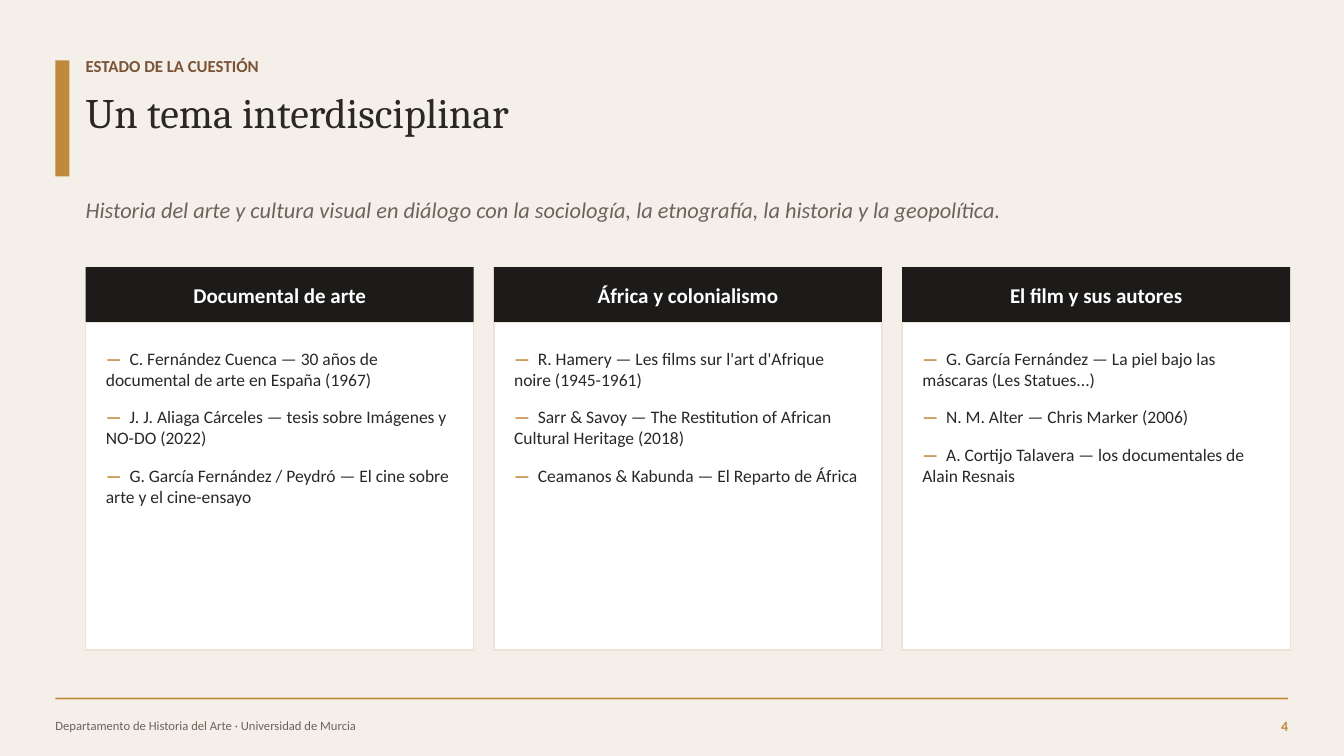
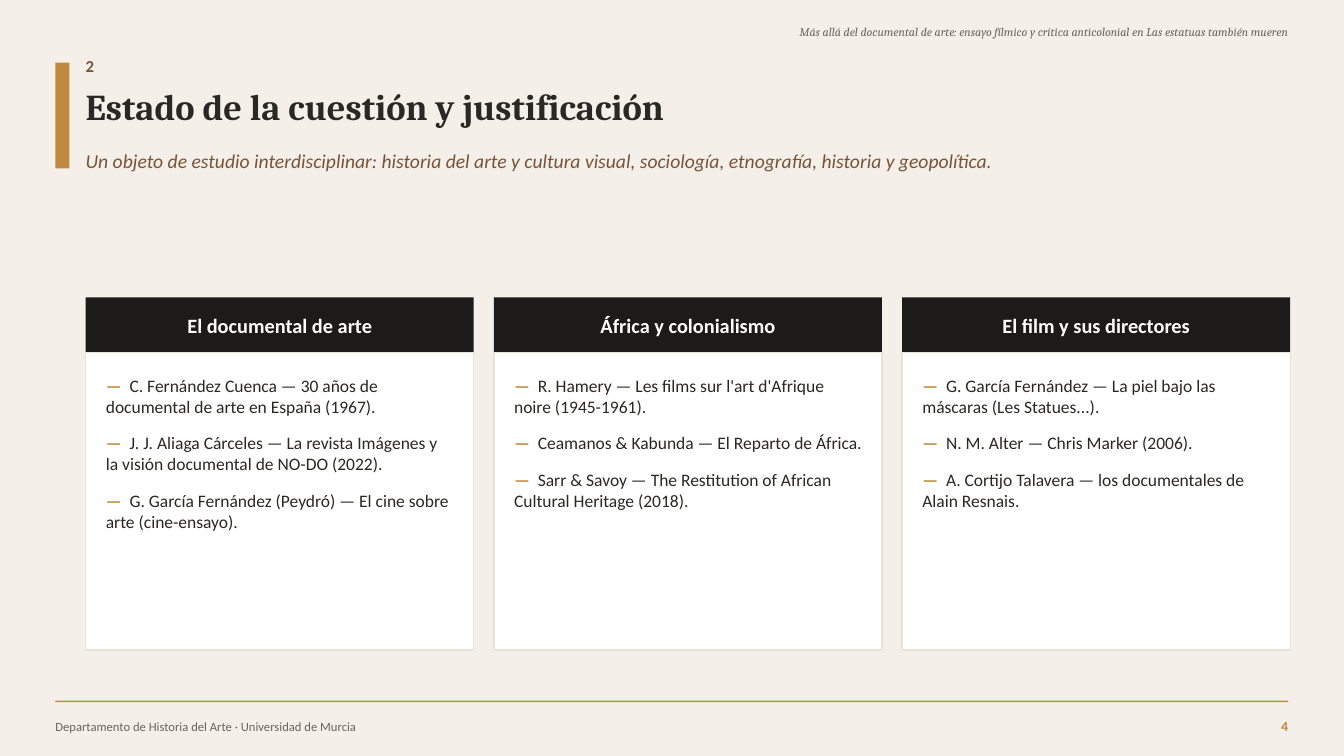
Before and after one commit to facundonicolasvgg/pedritojoseunitfg, a slide deck: slide 4 of Defensa_TFG_Las_estatuas_tambien_mueren.pptx. Drawn at 1344x756 pixels with LibreOffice and Linux fonts; fonts in the diff are those of the drawing. Boxes give left, top, right and bottom in pixels: in the first picture for what was removed or moved away, otherwise in the second. Text is boxed around its words. In the diff, an @@ line names an element or a change of style, - is before the commit and + after.

```diff
--- a/Defensa_TFG_Las_estatuas_tambien_mueren.pptx
+++ b/Defensa_TFG_Las_estatuas_tambien_mueren.pptx
@@ text added at box(800, 28, 1288, 39), 8.5 pt, text #6B645C, italic @@
+Más allá del documental de arte: ensayo fílmico y crítica anticolonial en Las estatuas también mueren
@@ rectangle: place and size @@
-rectangle at box(55, 60, 70, 176)
+rectangle at box(55, 63, 70, 168)
@@ text added at box(86, 61, 94, 72), 12 pt, text #7A5236, bold @@
+2
@@ text at box(86, 94, 664, 128): text changed; size 12 to 26 pt; font Calibri to Cambria; text colour #7A5236 to #2A2724 @@
-ESTADO DE LA CUESTIÓN
+Estado de la cuestión y justificación
@@ text removed at box(86, 99, 509, 137) @@
-Un tema interdisciplinar
@@ text at box(86, 154, 992, 172): text changed; size 16 to 14 pt; text colour #6B645C to #7A5236 @@
-Historia del arte y cultura visual en diálogo con la sociología, la etnografía, la historia y la geopolítica.
+Un objeto de estudio interdisciplinar: historia del arte y cultura visual, sociología, etnografía, historia y geopolítica.
@@ text "África y colonialismo" at box(600, 316, 776, 337): size 15 to 14.5 pt @@
@@ 3 rectangles, 1 text: place and size @@
-3 rectangles, 1 text at box(86, 267, 1291, 323)
+3 rectangles, 1 text at box(86, 297, 1291, 353)
@@ text at box(187, 318, 372, 333): text changed; size 15 to 14.5 pt @@
-Documental de arte
+El documental de arte
@@ text at box(1002, 318, 1190, 337): text changed; size 15 to 14.5 pt @@
-El film y sus autores
+El film y sus directores
@@ rectangle: place and size @@
-rectangle at box(86, 323, 474, 650)
+rectangle at box(86, 353, 474, 650)
@@ rectangle: place and size @@
-rectangle at box(494, 323, 882, 650)
+rectangle at box(494, 353, 882, 650)
@@ rectangle: place and size @@
-rectangle at box(902, 323, 1291, 650)
+rectangle at box(902, 353, 1291, 650)
@@ text at box(106, 380, 449, 531): text changed @@
-— C. Fernández Cuenca — 30 años de documental de arte en España (1967)
-— J. J. Aliaga Cárceles — tesis sobre Imágenes y NO-DO (2022)
-— G. García Fernández / Peydró — El cine sobre arte y el cine-ensayo
+— C. Fernández Cuenca — 30 años de documental de arte en España (1967).
+— J. J. Aliaga Cárceles — La revista Imágenes y la visión documental de NO-DO (2022).
+— G. García Fernández (Peydró) — El cine sobre arte (cine-ensayo).
@@ text at box(514, 380, 862, 510): text changed @@
-— R. Hamery — Les films sur l'art d'Afrique noire (1945-1961)
-— Sarr & Savoy — The Restitution of African Cultural Heritage (2018)
-— Ceamanos & Kabunda — El Reparto de África
+— R. Hamery — Les films sur l'art d'Afrique noire (1945-1961).
+— Ceamanos & Kabunda — El Reparto de África.
+— Sarr & Savoy — The Restitution of African Cultural Heritage (2018).
@@ text at box(922, 380, 1244, 507): text changed @@
-— G. García Fernández — La piel bajo las máscaras (Les Statues...)
-— N. M. Alter — Chris Marker (2006)
-— A. Cortijo Talavera — los documentales de Alain Resnais
+— G. García Fernández — La piel bajo las máscaras (Les Statues...).
+— N. M. Alter — Chris Marker (2006).
+— A. Cortijo Talavera — los documentales de Alain Resnais.
```
Also in this commit, not shown: 14 other slides changed, 1 other file.
